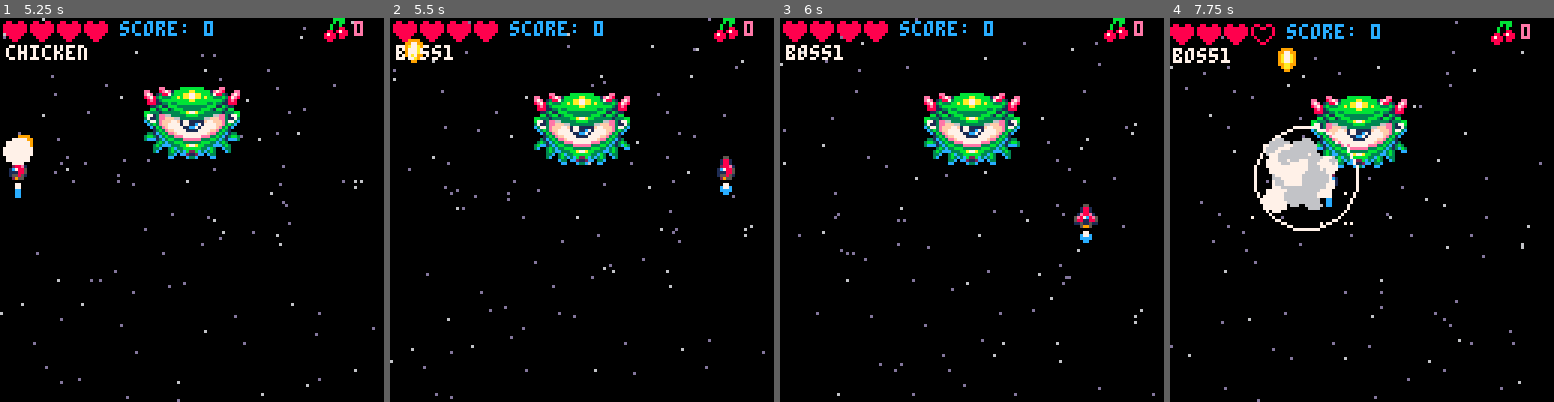
Above: before the commit, frames 1-4 (left to right).
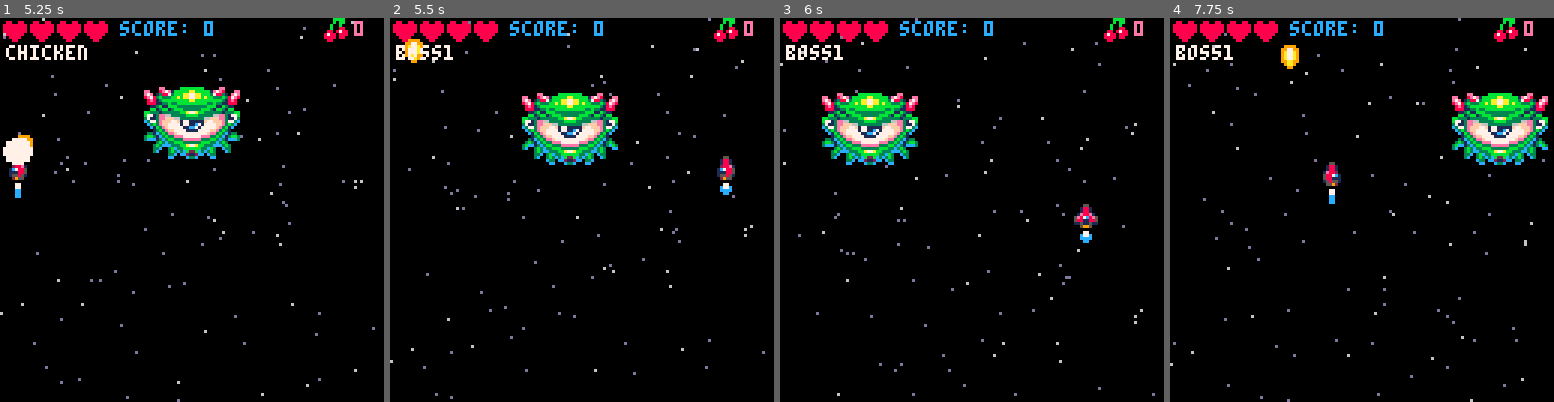
Above: after the commit, the same moments.

Repository: CRBroughton/pico-8-hero
Game: PICO-8 cartridge src/pico-8-hero.p8
The game is run twice, just before and just after one commit, with the same random seed, the same clock (stepped at 60 frames per second) and the same inputs.
Inputs:
- Up to frame 1 (5.25 s): tap X (X key) at 0.33, 1.07, 1.85, 2.97, 4.08, 5.2 s; tap O (Z key) at 0.7, 1.7, 2.1, 2.5, 2.9, 3.3, 3.7, 4.1, 4.5, 4.9 s; hold Right 1.6-2.1 s; hold Up 2.15-2.42 s; hold Right 2.47-3.03 s; hold Left 3.08-3.58 s; hold Down 3.63-3.97 s; hold Right 4.02-4.68 s; hold Up 4.73-5.03 s; hold Left from 5.08 s (still down)
- Up to frame 2 (5.5 s): keep holding Left; tap O (Z key) at 5.3 s
- Up to frame 3 (6 s): release Left at 5.68 s; tap O (Z key) at 5.7 s; hold Down from 5.73 s (still down)
- Up to frame 4 (7.75 s): release Down at 6.03 s; hold Right 6.08-6.58 s; tap O (Z key) every 0.4 s from 6.1 to 7.7 s; tap X (X key) at 6.32, 7.43 s; hold Right 6.63-7.13 s; hold Up 7.18-7.45 s; hold Right from 7.5 s (still down)

Frame 1 is identical in both runs. In frame 2, 3.6% of the frame differs, in the area x 34-63%, y 19-39%; in frame 3, 7.8%; in frame 4, 14%, in the area x 0-99%, y 0-100%.

Commit message:
feat(boss): :construction: add movement for phase 1

Diff:
--- a/src/boss.lua
+++ b/src/boss.lua
@@ -1,9 +1,23 @@
 function boss1(enemy)
+    -- movement
+    local speed = 2
+
+    if enemy.sx == 0 or enemy.x >= 93 then
+        enemy.sx -= speed
+    end
+
+    if enemy.x <= 3 then
+        enemy.sx = speed
+    end
+    -- shooting
+
+    -- transition
     debug = "boss1"
     if enemy.phasebegin + 8 * 30 < gametime then
         enemy.mission = "boss2"
         enemy.phasebegin = gametime
     end
+    move(enemy)
 end
 
 function boss2(enemy)
@@ -13,6 +27,7 @@
         enemy.mission = "boss3"
         enemy.phasebegin = gametime
     end
+    move(enemy)
 end
 
 function boss3(enemy)
@@ -22,6 +37,8 @@
         enemy.mission = "boss4"
         enemy.phasebegin = gametime
     end
+    move(enemy)
+
 end
 
 function boss4(enemy)
@@ -31,6 +48,8 @@
         enemy.mission = "boss1"
         enemy.phasebegin = gametime
     end
+    move(enemy)
+
 end
 
 function boss5()
